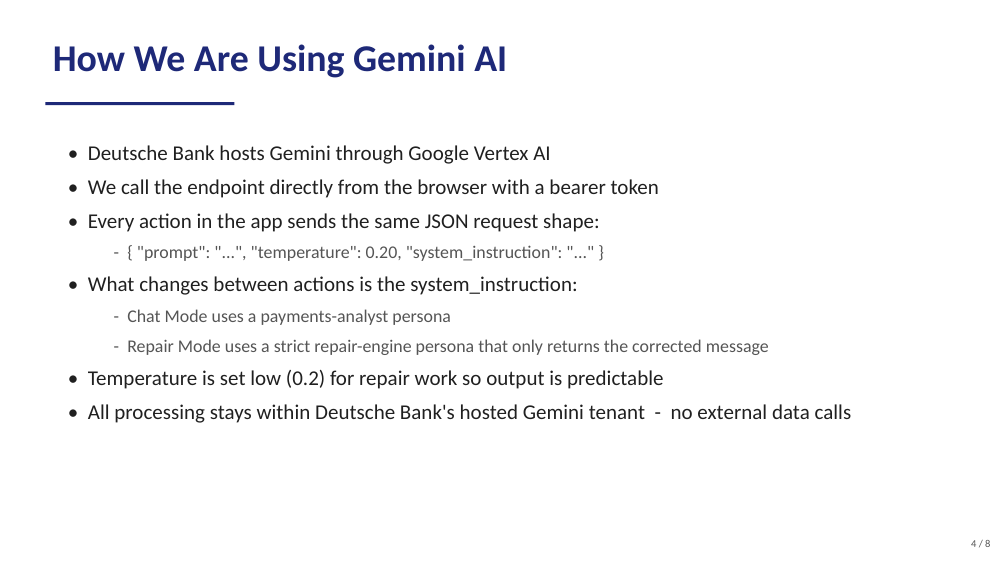
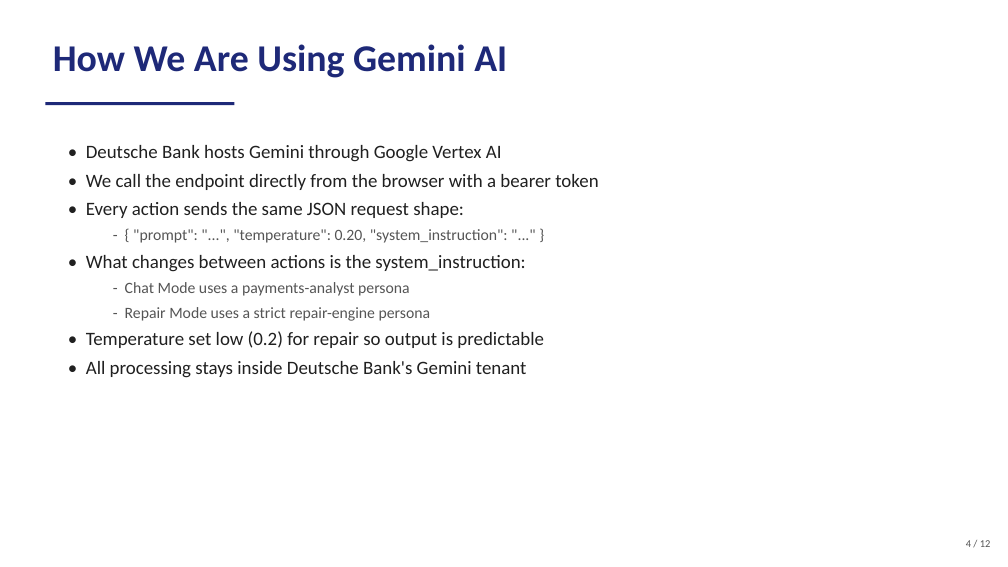
Before and after one commit to AdamJirari/Bank-Game, a slide deck: slide 4 of Galileo_Payment_Analyzer.pptx. Drawn at 1008x567 pixels with LibreOffice and Linux fonts; fonts in the diff are those of the drawing. Boxes give left, top, right and bottom in pixels: in the first picture for what was removed or moved away, otherwise in the second. Text is boxed around its words. In the diff, an @@ line names an element or a change of style, - is before the commit and + after.

```diff
--- a/Galileo_Payment_Analyzer.pptx
+++ b/Galileo_Payment_Analyzer.pptx
@@ text at (86,145,598,296): size 20 to 18 pt in "• Deutsche Bank hosts Gemini through Google ...", "• We call the endpoint directly from ...", "• What changes between actions is the ..."; size 17 to 15 pt in "- { "prompt": "...", "temperature": 0.20, "system_instructio ...", "- Chat Mode uses a payments-analyst persona"; less space between paragraphs @@
@@ text at (86,202,464,218): text changed; size 20 to 18 pt @@
-• Every action in the app sends the same JSON request shape:
+• Every action sends the same JSON request shape:
@@ text at (86,307,544,378): text changed; size 20 to 18 pt @@
-  - Repair Mode uses a strict repair-engine persona that only returns the corrected message
-• Temperature is set low (0.2) for repair work so output is predictable
-• All processing stays within Deutsche Bank's hosted Gemini tenant - no external data calls
+  - Repair Mode uses a strict repair-engine persona
+• Temperature set low (0.2) for repair so output is predictable
+• All processing stays inside Deutsche Bank's Gemini tenant
@@ text at (966,540,991,547): text changed @@
-4 / 8
+4 / 12
```
Also in this commit, not shown: 6 other slides changed, 4 slides added.
